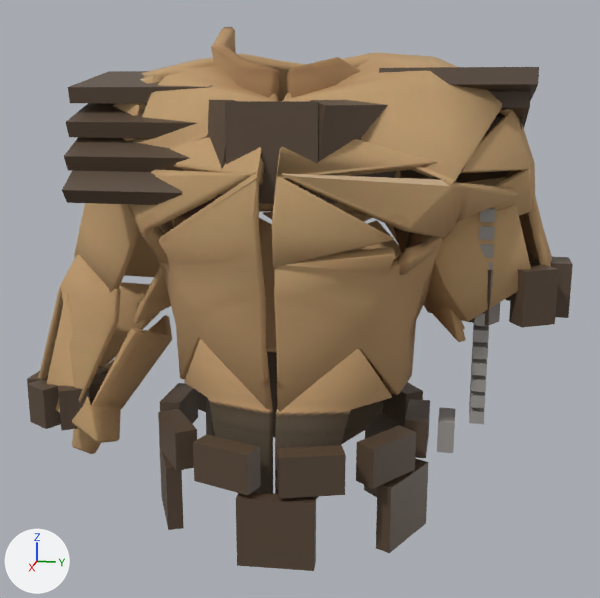
The glTF model resources/models/derived_jacket.glb as it was, and as the next commit left it.
Both versions are drawn from a 50 mm lens placed at (0.744, 0.154, 0.738), pointed at (-0.005, 0.004, 0.551). Lighting does not change. The marker at lower left points along +X, +Y and +Z. The picture after the commit comes second. Vertices at exactly the same position are counted once.

Objects in the first picture: 'Garment'.
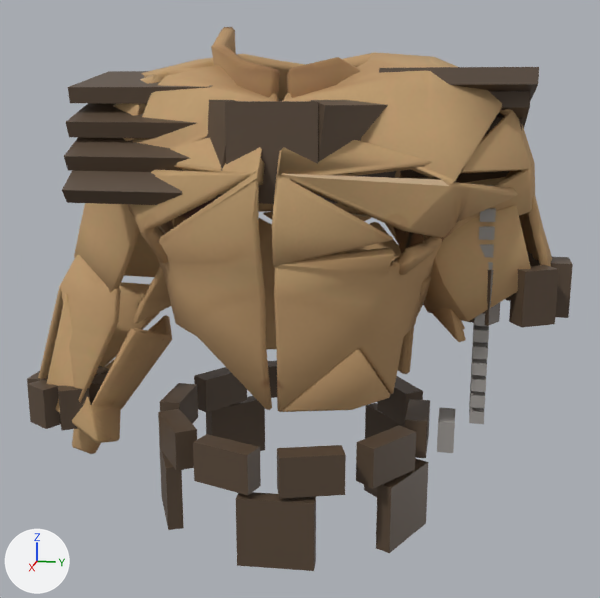
Changed parts and their boxes [x1, y1, x2, y2] in the pictures (600 x 598 px; the box of a moved part takes in the faces that stretch with it):
```json
{"part": 1, "of": "me_tripo_mesh_2b8ca60d_7068_412e_9f47_b82261543454_010", "change": "rebuilt", "before": [347, 212, 372, 222], "after": [348, 212, 372, 221], "on screen": "mostly hidden"}
{"part": 2, "of": "me_tripo_mesh_2b8ca60d_7068_412e_9f47_b82261543454_010", "change": "added", "after": [279, 349, 390, 412], "on screen": "brown"}
{"part": 3, "of": "me_tripo_mesh_2b8ca60d_7068_412e_9f47_b82261543454_010", "change": "deleted", "before": [340, 400, 383, 445]}
{"part": 4, "of": "me_tripo_mesh_2b8ca60d_7068_412e_9f47_b82261543454_010", "change": "deleted", "before": [267, 348, 277, 438]}
{"part": 5, "of": "me_tripo_mesh_2b8ca60d_7068_412e_9f47_b82261543454_010", "change": "deleted", "before": [184, 339, 275, 494], "on screen": "brown"}
{"part": 6, "of": "me_tripo_mesh_2b8ca60d_7068_412e_9f47_b82261543454_010", "change": "moved or reshaped", "before": [159, 139, 442, 499], "after": [159, 140, 442, 411]}
```

Edits to the scene script, one JSON object a line:
```json
{"block": "me_tripo_mesh_2b8ca60d_7068_412e_9f47_b82261543454_010", "where": "# used by ob_garment; location = (0.0, 0.0, 0.0)"}
{"op": "remove", "block": "me_tripo_mesh_2b8ca60d_7068_412e_9f47_b82261543454_010", "code": "me_tripo_mesh_2b8ca60d_7068_412e_9f47_b82261543454_010.from_pydata(...)  # 2546 vertices, 4793 faces; spans x -0.138..0.131, y -0.27..0.25, z 0.31..0.8"}
{"op": "add", "block": "me_tripo_mesh_2b8ca60d_7068_412e_9f47_b82261543454_010", "code": "me_tripo_mesh_2b8ca60d_7068_412e_9f47_b82261543454_010.from_pydata(...)  # 2224 vertices, 4161 faces; spans x -0.138..0.131, y -0.27..0.25, z 0.31..0.8"}
{"block": "me_tripo_mesh_2b8ca60d_7068_412e_9f47_b82261543454_010", "change": "me_tripo_mesh_2b8ca60d_7068_412e_9f47_b82261543454_010 part 1: the loose piece of 32 vertices spanning x -0.131..-0.084, y -0.01..0.06, z 0.583..0.652 is rebuilt with 32 vertices and now spans x -0.128..-0.086, y -0.011..0.058, z 0.584..0.652"}
{"block": "me_tripo_mesh_2b8ca60d_7068_412e_9f47_b82261543454_010", "change": "me_tripo_mesh_2b8ca60d_7068_412e_9f47_b82261543454_010 part 2: a new loose piece of 22 vertices spanning x 0.043..0.088, y 0.002..0.096, z 0.473..0.532, in mat_tripo_mat_2b8ca60d_7068_412e_9f47_b82261543454 (picture img_low_poly_character_3d_model_basecolor)"}
{"block": "me_tripo_mesh_2b8ca60d_7068_412e_9f47_b82261543454_010", "change": "me_tripo_mesh_2b8ca60d_7068_412e_9f47_b82261543454_010 part 3: the loose piece of 100 vertices spanning x -0.095..0.004, y -0.003..0.108, z 0.338..0.487 is deleted"}
{"block": "me_tripo_mesh_2b8ca60d_7068_412e_9f47_b82261543454_010", "change": "me_tripo_mesh_2b8ca60d_7068_412e_9f47_b82261543454_010 part 4: the loose piece of 82 vertices spanning x -0.094..0.0, y -0.105..0.0, z 0.347..0.486 is deleted"}
{"block": "me_tripo_mesh_2b8ca60d_7068_412e_9f47_b82261543454_010", "change": "me_tripo_mesh_2b8ca60d_7068_412e_9f47_b82261543454_010 part 5: the loose piece of 64 vertices spanning x 0.002..0.092, y -0.095..-0.002, z 0.347..0.532 is deleted"}
{"block": "me_tripo_mesh_2b8ca60d_7068_412e_9f47_b82261543454_010", "change": "me_tripo_mesh_2b8ca60d_7068_412e_9f47_b82261543454_010 part 6: 94 vertices moved from x -0.126..0.108, y -0.105..0.142, z 0.479..0.68 to x -0.125..0.107, y -0.105..0.142, z 0.479..0.681; 247 vertices removed from x -0.123..0.118, y -0.13..0.135, z 0.34..0.719; 149 vertices added at x -0.123..0.117, y -0.129..0.135, z 0.473..0.718"}
{"block": "me_tripo_mesh_2b8ca60d_7068_412e_9f47_b82261543454_010", "change": "other edits to the shape of me_tripo_mesh_2b8ca60d_7068_412e_9f47_b82261543454_010 do not show in these pictures"}
```
